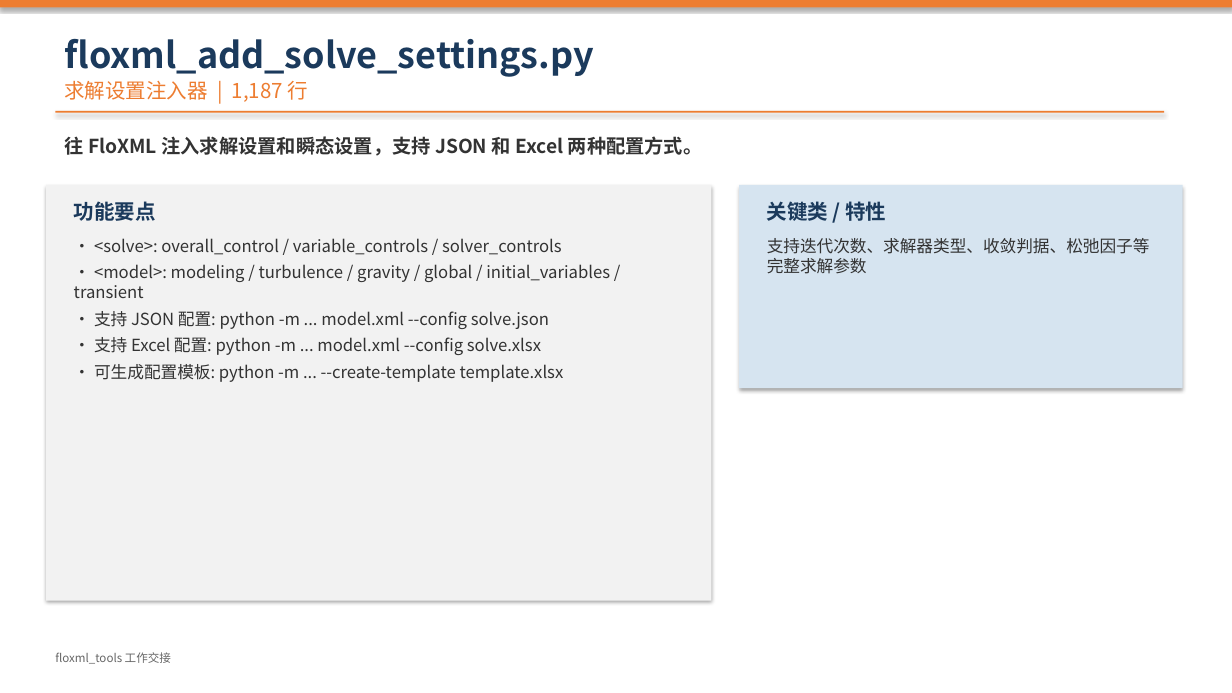
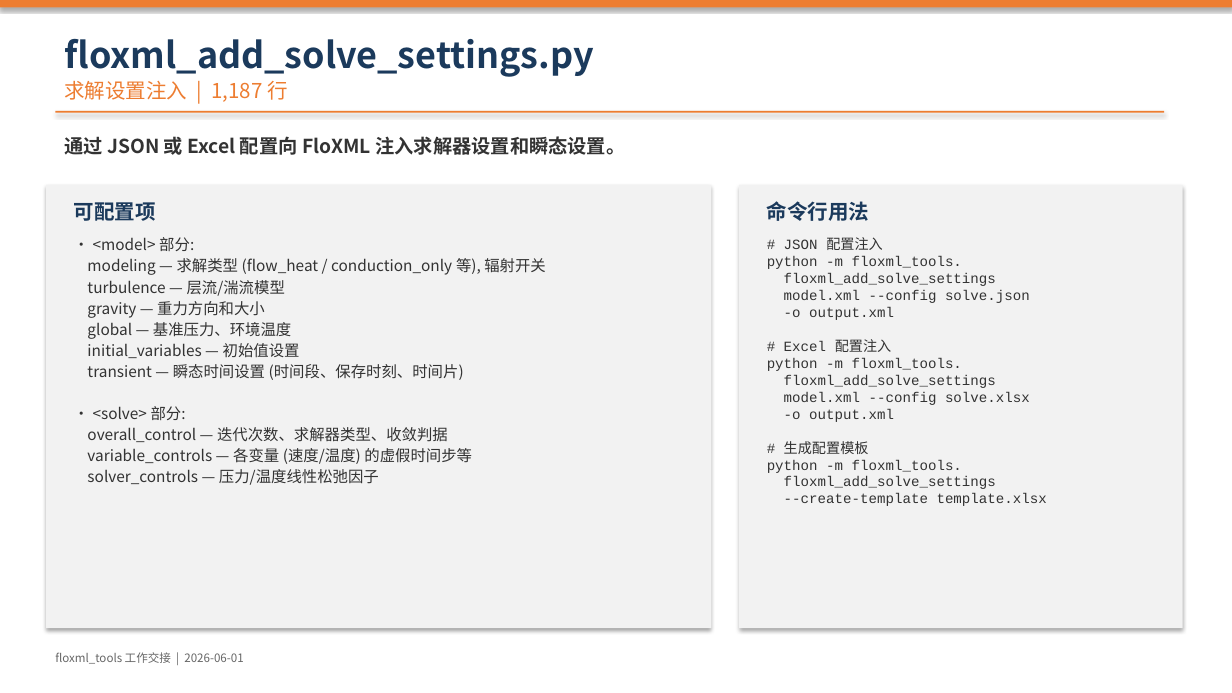
Before and after one commit to lixiekun/flotherm-automation, a slide deck: slide 4 of floxml_tools_工作交接.pptx (slide 7 before the commit). Drawn at 1232x693 pixels with LibreOffice and Linux fonts; fonts in the diff are those of the drawing. Boxes give left, top, right and bottom in pixels: in the first picture for what was removed or moved away, otherwise in the second. Text is boxed around its words. In the diff, an @@ line names an element or a change of style, - is before the commit and + after.

```diff
--- a/floxml_tools_工作交接.pptx
+++ b/floxml_tools_工作交接.pptx
@@ text at bbox=[64, 81, 288, 102]: text changed @@
-求解设置注入器 | 1,187 行
+求解设置注入 | 1,187 行
@@ text at bbox=[64, 136, 625, 155]: text changed @@
-往 FloXML 注入求解设置和瞬态设置，支持 JSON 和 Excel 两种配置方式。
+通过 JSON 或 Excel 配置向 FloXML 注入求解器设置和瞬态设置。
@@ rectangle: place and size @@
-rectangle at bbox=[46, 185, 712, 601]
+rectangle at bbox=[46, 185, 712, 628]
@@ text at bbox=[74, 202, 156, 221]: text changed @@
-功能要点
+可配置项
@@ rectangle: place and size @@
-rectangle at bbox=[739, 185, 1183, 388]
+rectangle at bbox=[739, 185, 1183, 628]
@@ rectangle at bbox=[739, 185, 1183, 628]: fill #D6E4F0 to #F2F2F2 @@
@@ text at bbox=[767, 201, 869, 221]: text changed @@
-关键类 / 特性
+命令行用法
@@ text at bbox=[87, 237, 546, 485]: text changed; size 13 to 12 pt @@
-• <solve>: overall_control / variable_controls / solver_controls
-• <model>: modeling / turbulence / gravity / global / initial_variables / transient
-• 支持 JSON 配置: python -m ... model.xml --config solve.json
-• 支持 Excel 配置: python -m ... model.xml --config solve.xlsx
-• 可生成配置模板: python -m ... --create-template template.xlsx
+• <model> 部分:
+modeling — 求解类型 (flow_heat / conduction_only 等), 辐射开关
+turbulence — 层流/湍流模型
+gravity — 重力方向和大小
+global — 基准压力、环境温度
+initial_variables — 初始值设置
+transient — 瞬态时间设置 (时间段、保存时刻、时间片)
+• <solve> 部分:
+overall_control — 迭代次数、求解器类型、收敛判据
+variable_controls — 各变量 (速度/温度) 的虚假时间步等
+solver_controls — 压力/温度线性松弛因子
@@ text at bbox=[767, 237, 1047, 506]: text changed; size 13 to 11 pt; font Noto Sans CJK SC to Courier New @@
-支持迭代次数、求解器类型、收敛判据、松弛因子等完整求解参数
+# JSON 配置注入
+python -m floxml_tools.
+floxml_add_solve_settings
+model.xml --config solve.json
+-o output.xml
+# Excel 配置注入
+python -m floxml_tools.
+floxml_add_solve_settings
+model.xml --config solve.xlsx
+-o output.xml
+# 生成配置模板
+python -m floxml_tools.
+floxml_add_solve_settings
+--create-template template.xlsx
@@ text at bbox=[55, 652, 243, 664]: text changed @@
-floxml_tools 工作交接
+floxml_tools 工作交接 | 2026-06-01
```
Also in this commit, not shown: 5 other slides changed, 7 slides added, 11 slides removed, 1 other file.
